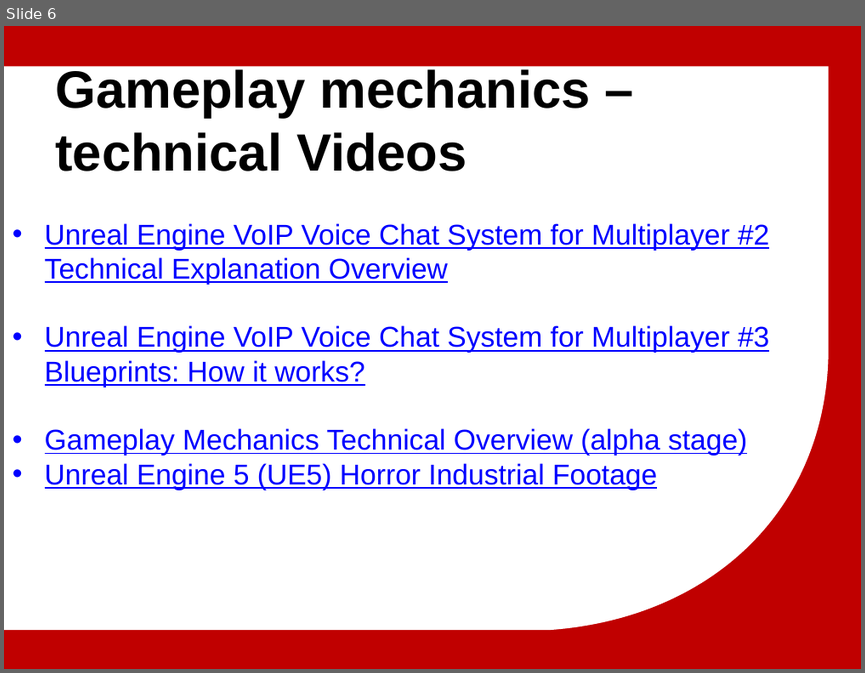
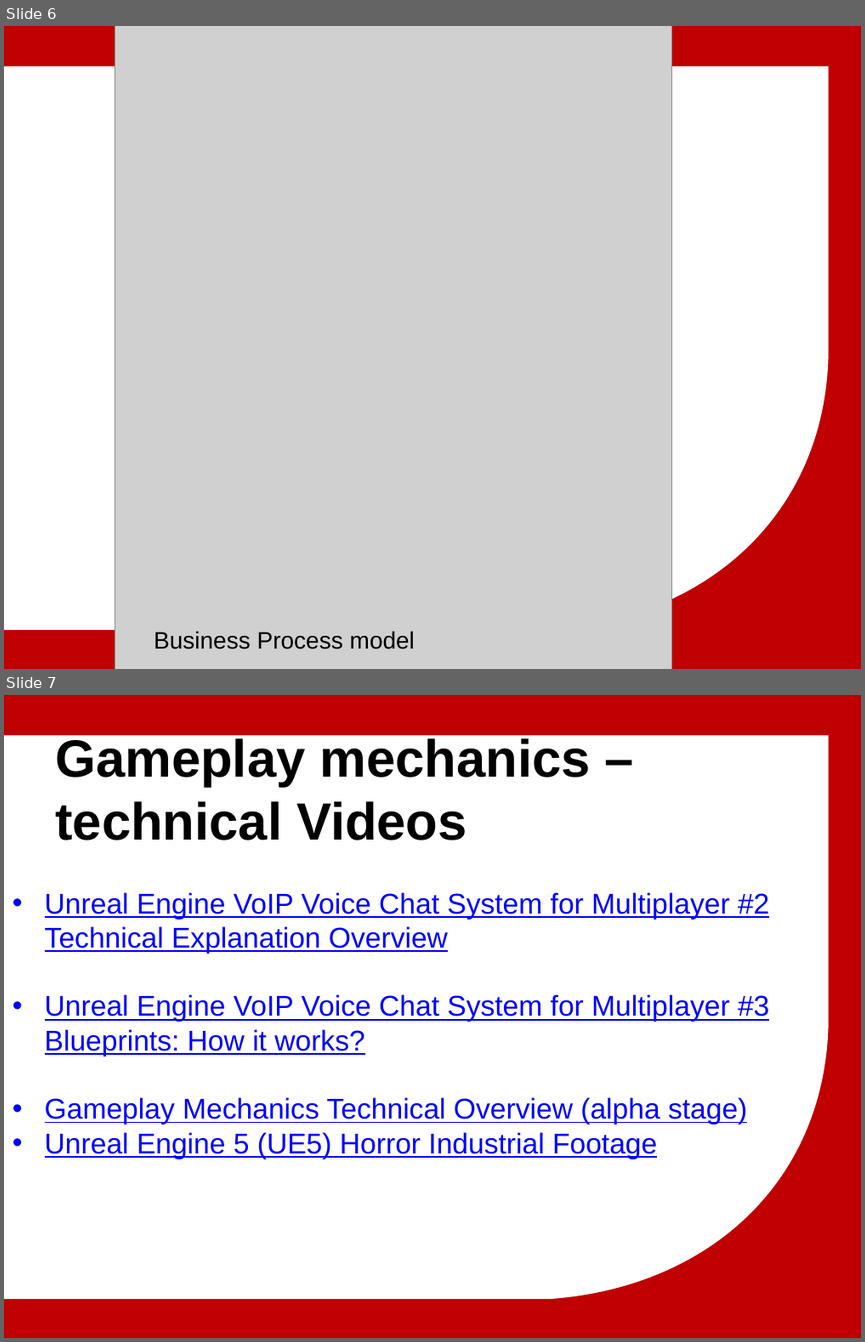
Before and after one commit to michailmarkou1995/BSc-Computer-Science-Projects, a slide deck: MENTAL WEALTH PROFESSIONAL LIFE 3 (PROJECT) (CN6000)/Research_Thesis_Main/Μητροπολιτικό Κολλέγιο_ΣΕΚΦ[Μιχαηλ Μαρκου] Advanced multiplayer game mechanics.pptx. Shown one above the other, each under a label of ours: slide 6 before the commit, slides 6 and 7 after it. The pictures are 865x673 and 865x1342 pixels, drawn with LibreOffice and Linux fonts; fonts in the diff are those of the drawing; grey boxes stand for pictures; background and template pictures are left out. Boxes give left, top, right and bottom in pixels: in the first picture for what was removed or moved away, otherwise in the second. Text is boxed around its words. In the diff, an @@ line names an element or a change of style, - is before the commit and + after.

```diff
--- a/MENTAL WEALTH PROFESSIONAL LIFE 3 (PROJECT) (CN6000)/Research_Thesis_Main/Μητροπολιτικό Κολλέγιο_ΣΕΚΦ[Μιχαηλ Μαρκου] Advanced multiplayer game mechanics.pptx
+++ b/MENTAL WEALTH PROFESSIONAL LIFE 3 (PROJECT) (CN6000)/Research_Thesis_Main/Μητροπολιτικό Κολλέγιο_ΣΕΚΦ[Μιχαηλ Μαρκου] Advanced multiplayer game mechanics.pptx
@@ slide 6 added at (4, 26, 861, 669), background #C00000; not listed: 1 template element that a slide beside it also shows @@
@@ picture added at (115, 26, 672, 669) @@
@@ text added at (154, 630, 415, 649), 20 pt, text #000000 @@
+Business Process model
@@ what was slide 6 is now slide 7 @@
```
Also in this commit, not shown: 3 slides changed, 10 other slides added, 2 slides removed.
